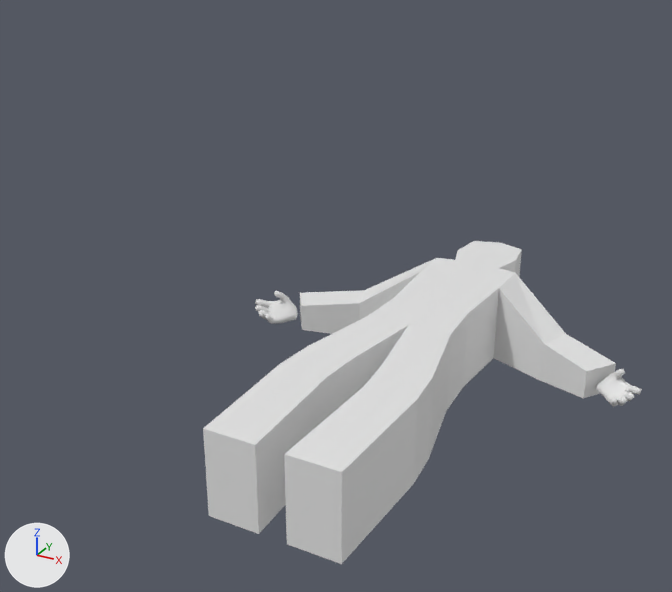
A saved change to the Blender file Assets/Models/Terrible Human.blend.
Camera for both pictures: a 50 mm lens placed at (1.3, -1.97, 1.7), pointed at (-0.17, 0.71, 0.36). The lights are fixed; the arrows at lower left show +X, +Y and +Z.

Before the edit, the objects in view are built like this:
```python
me_cube = bpy.data.meshes.new('Cube')
me_cube.from_pydata(...)  # 168 vertices, 173 faces; spans x 0.0..0.84, y 0.0..2.0, z -0.15..0.17
# faces by material slot: [46, 127]
me_cube.materials.append(mat_material)  # white #e7e7e7
me_cube.materials.append(mat_material_012)  # white #e7e7e7
ob_human = bpy.data.objects.new('Human', me_cube)
ob_human.location = (0.0, 0.0, 0.0)
_m = ob_human.modifiers.new('Mirror', 'MIRROR')
_m.use_clip = True
```
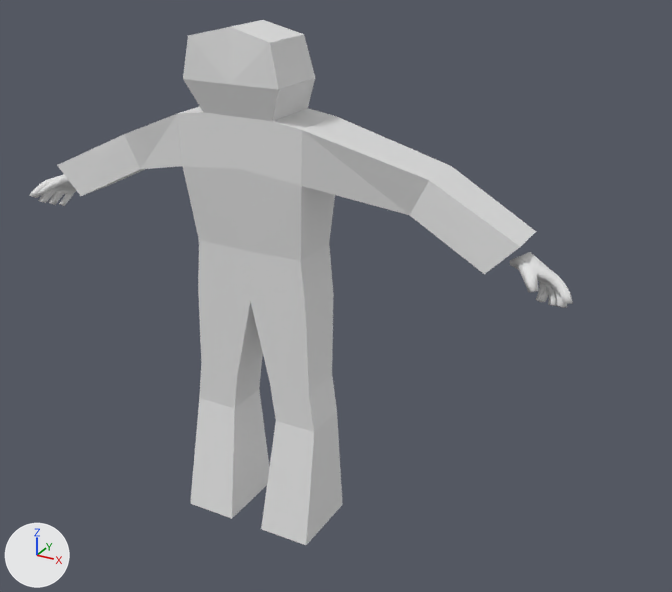
The change, as a list of edits to the scene's bpy script:
```text
Change me_cube:
    used by ob_human; location = (0.0, 0.0, 0.0)
    remove me_cube.from_pydata(...)  # 168 vertices, 173 faces; spans x 0.0..0.84, y 0.0..2.0, z -0.15..0.17
    add me_cube.from_pydata(...)  # 168 vertices, 173 faces; spans x 0.0..0.84, y 0.0..2.0, z -0.15..0.14
    me_cube part 1: 42 of 168 vertices moved; they spanned x 0.0..0.47, y 0.0..2.0, z -0.15..0.17 and now span x 0.0..0.47, y 0.0..2.0, z -0.09..0.14; mean shift (-0.01, 0.0, 0.0); largest move (0.12, 1.96, -0.15) -> (0.12, 1.96, -0.03)
Change ob_human:
    ob_human.rotation_euler: (0.0, 0.0, 0.0) -> (1.571, 0.0, 0.0)  # degrees (0, 0, 0) -> degrees (90, 0, 0)
    ob_human.scale: (1.0, 1.0, 1.0) -> (1.0, 0.7, 1.0)
```

Changed parts and their boxes (x1, y1, x2, y2) in the pictures (672 x 592 px; the box of a moved part takes in the faces that stretch with it):
'Human', reshaped, turned, rescaled
    before: (203, 241, 642, 564)
    after: (30, 20, 573, 545)
part 1 of me_cube, moved or reshaped
    before: (203, 241, 615, 564)
    after: (57, 20, 536, 545)
